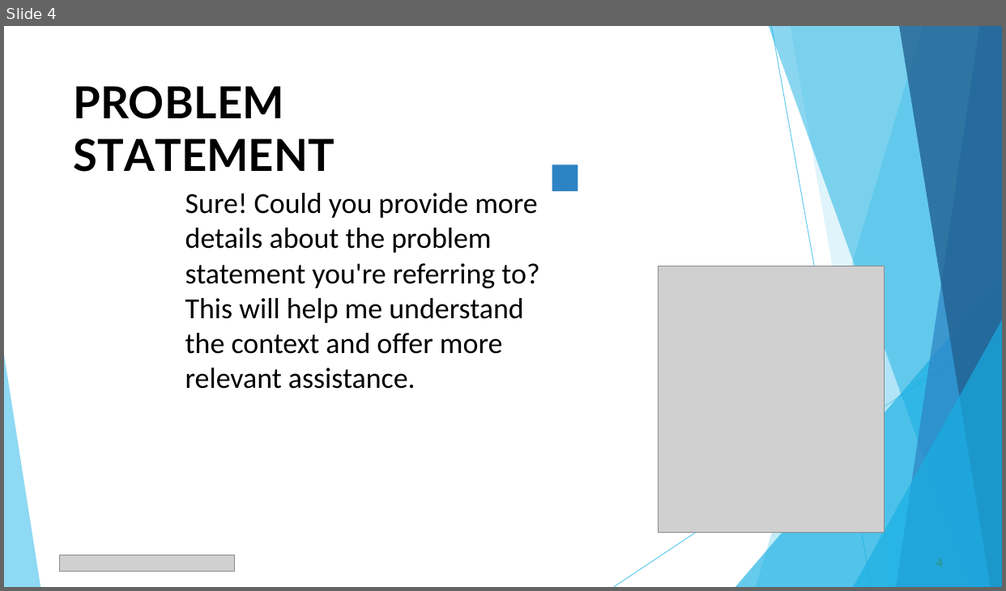
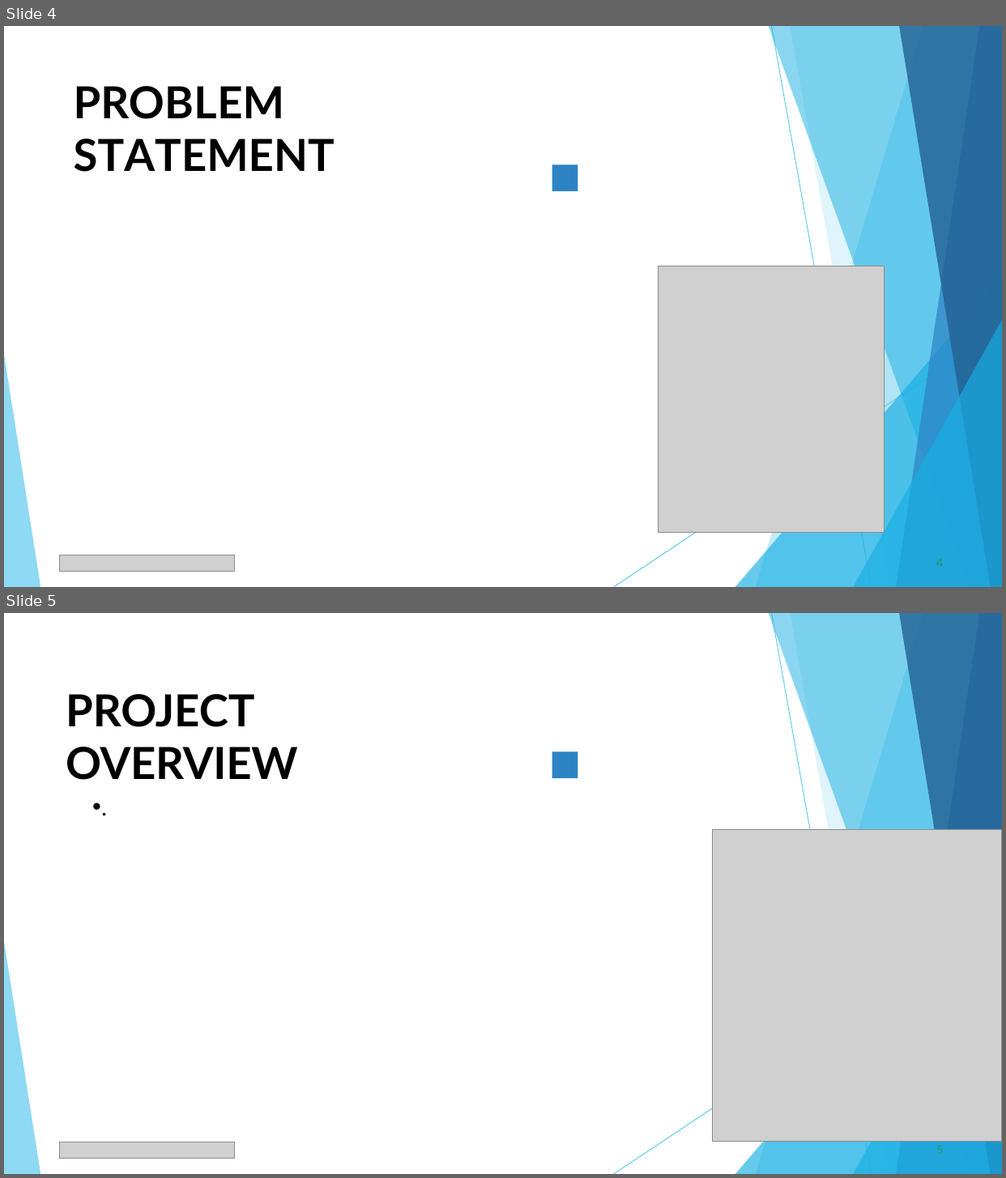
Before and after one commit to Deepima07/TNSDC-DA-EXCEL, a slide deck: Employee_Data_Analysis_2.pptx. Shown one above the other, each under a label of ours: slide 4 before the commit, slides 4 and 5 after it. The pictures are 1006x591 and 1006x1178 pixels, drawn with LibreOffice and Linux fonts; fonts in the diff are those of the drawing; grey boxes stand for pictures. Boxes give left, top, right and bottom in pixels: in the first picture for what was removed or moved away, otherwise in the second. Text is boxed around its words. In the diff, an @@ line names an element or a change of style, - is before the commit and + after.

```diff
--- a/Employee_Data_Analysis_2.pptx
+++ b/Employee_Data_Analysis_2.pptx
@@ slide 5 added at (4, 613, 1002, 1174), background #FFFFFF; not listed: 10 template elements that a slide beside it also shows @@
@@ title added at (66, 694, 298, 780), 42.5 pt, text #000000, bold @@
+PROJECT OVERVIEW
@@ freeform shape added at (552, 752, 577, 777), fill #2D83C3 @@
@@ text added at (85, 787, 734, 855), 24 pt, text #0D0D0D @@
+• .
@@ picture added at (713, 830, 1002, 1142) @@
@@ picture added at (59, 1142, 235, 1159) @@
@@ page number added at (936, 1146, 943, 1154), 11 pt, text #2D936B @@
+5
@@ slide 4 changed as well @@
@@ text removed at (185, 193, 539, 389) @@
-Sure! Could you provide more details about the problem statement you're referring to? This will help me understand the context and offer more relevant assistance.
```
Also in this commit, not shown: 8 other slides changed, 2 other slides added, 3 slides removed.
